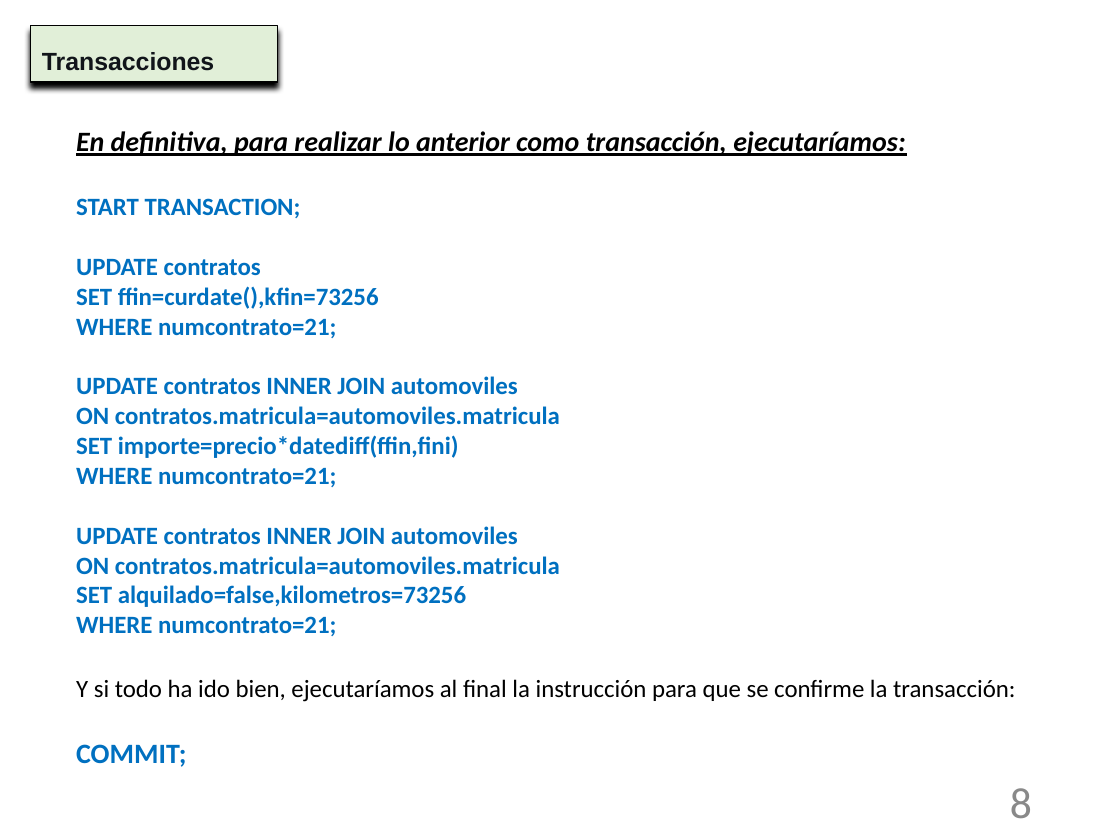
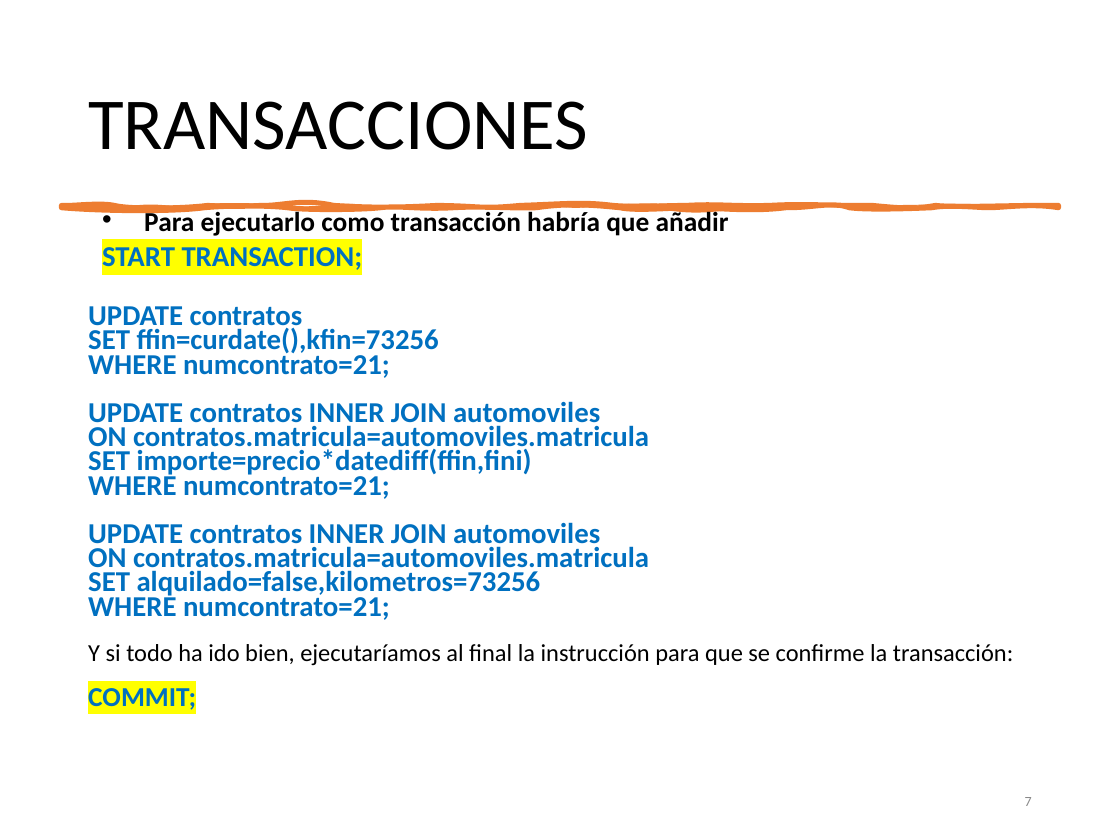
Before and after one commit to NuriaCelis/GBD2324, a slide deck: slide 7 of Tema5/Unidad_7_4-Transacciones.pptx (slide 8 before the commit). Drawn at 1120x840 pixels with LibreOffice and Linux fonts; fonts in the diff are those of the drawing. Boxes give left, top, right and bottom in pixels: in the first picture for what was removed or moved away, otherwise in the second. Text is boxed around its words. In the diff, an @@ line names an element or a change of style, - is before the commit and + after.

```diff
--- a/Tema5/Unidad_7_4-Transacciones.pptx
+++ b/Tema5/Unidad_7_4-Transacciones.pptx
@@ title "TRANSACCIONES": place and size @@
-title "TRANSACCIONES" at box(30, 26, 278, 82)
+title "TRANSACCIONES" at box(88, 101, 588, 150)
@@ title "TRANSACCIONES" at box(88, 101, 588, 150): vertical alignment top to middle; fill #E1EFD8 to none; outline #000000 0.75 pt to none; shadow off @@
@@ title at box(88, 101, 588, 150): text changed; size 16 to 47 pt; font Arial to Calibri; text colour #11151A to #000000; bold off @@
-Transacciones
+TRANSACCIONES
@@ freeform shape added at box(62, 205, 1058, 207), fill #ED7D31, outline #ED7D31 3.25 pt @@
@@ text "Para ejecutarlo como transacción habría ...": place and size @@
-text "Para ejecutarlo como transacción habría ..." at box(76, 131, 1015, 767)
+text "Para ejecutarlo como transacción habría ..." at box(88, 208, 1013, 710)
@@ text at box(144, 208, 729, 236): text changed; size 18 to 17.6 pt; italic off @@
-En definitiva, para realizar lo anterior como transacción, ejecutaríamos:
+• Para ejecutarlo como transacción habría que añadir
@@ text at box(88, 242, 1013, 710): size 16 to 18.5 pt in "START TRANSACTION;", "UPDATE contratos", "SET ffin=curdate(),kfin=73256", "WHERE numcontrato=21;" and 8 more places; highlight none to #FFFF00 in "START TRANSACTION;", "COMMIT;"; size 16 to 15.7 pt in "Y si todo ha ido bien, ejecutaríamos ..."; size 18 to 17.6 pt in "COMMIT;"; indent changed; line spacing 1 to 0.7; more space between paragraphs @@
@@ page number at box(1025, 797, 1032, 806): text changed; size 28 to 9 pt @@
-8
+7
```
Also in this commit, not shown: 12 other slides changed, 1 slide removed, 1 other file.
